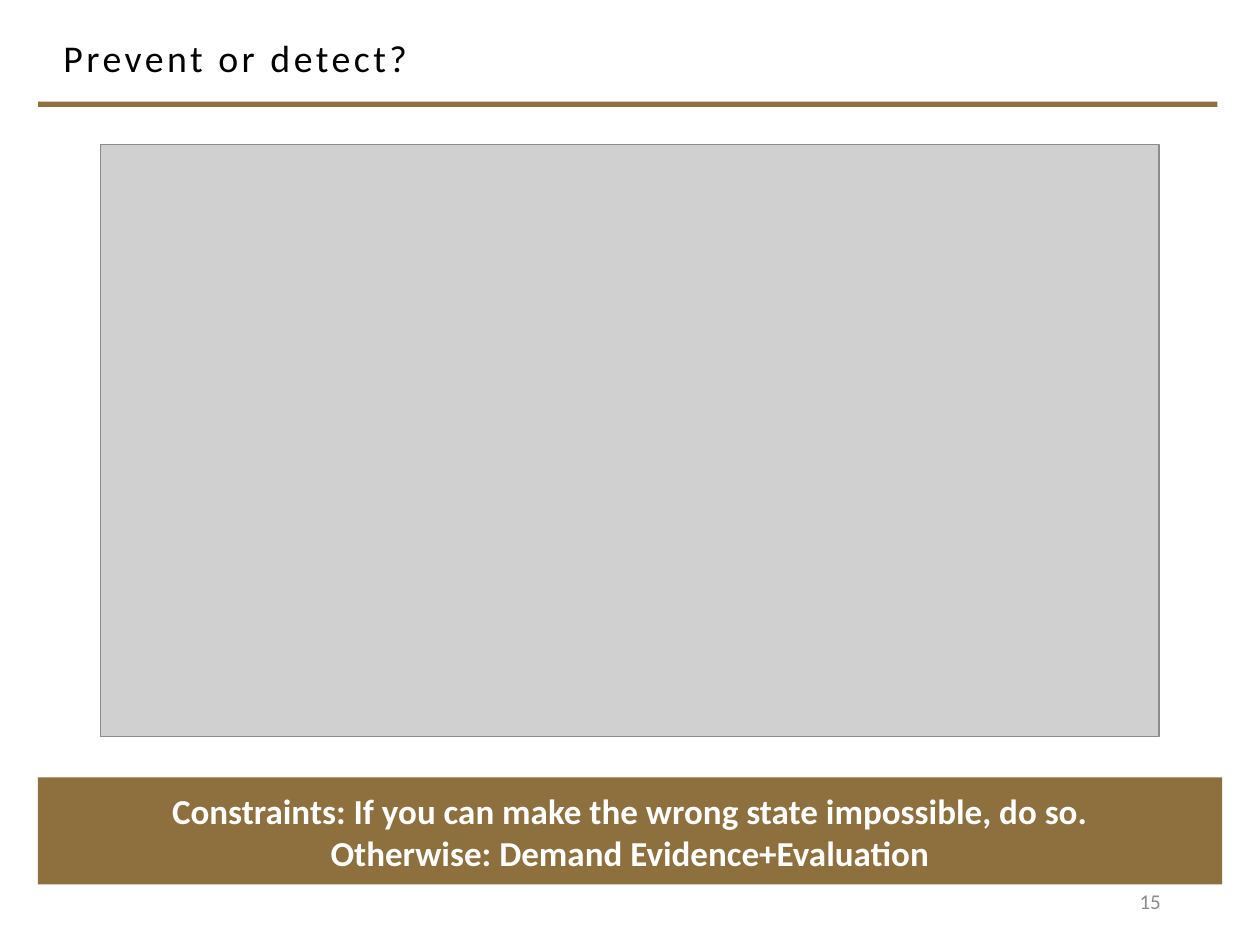
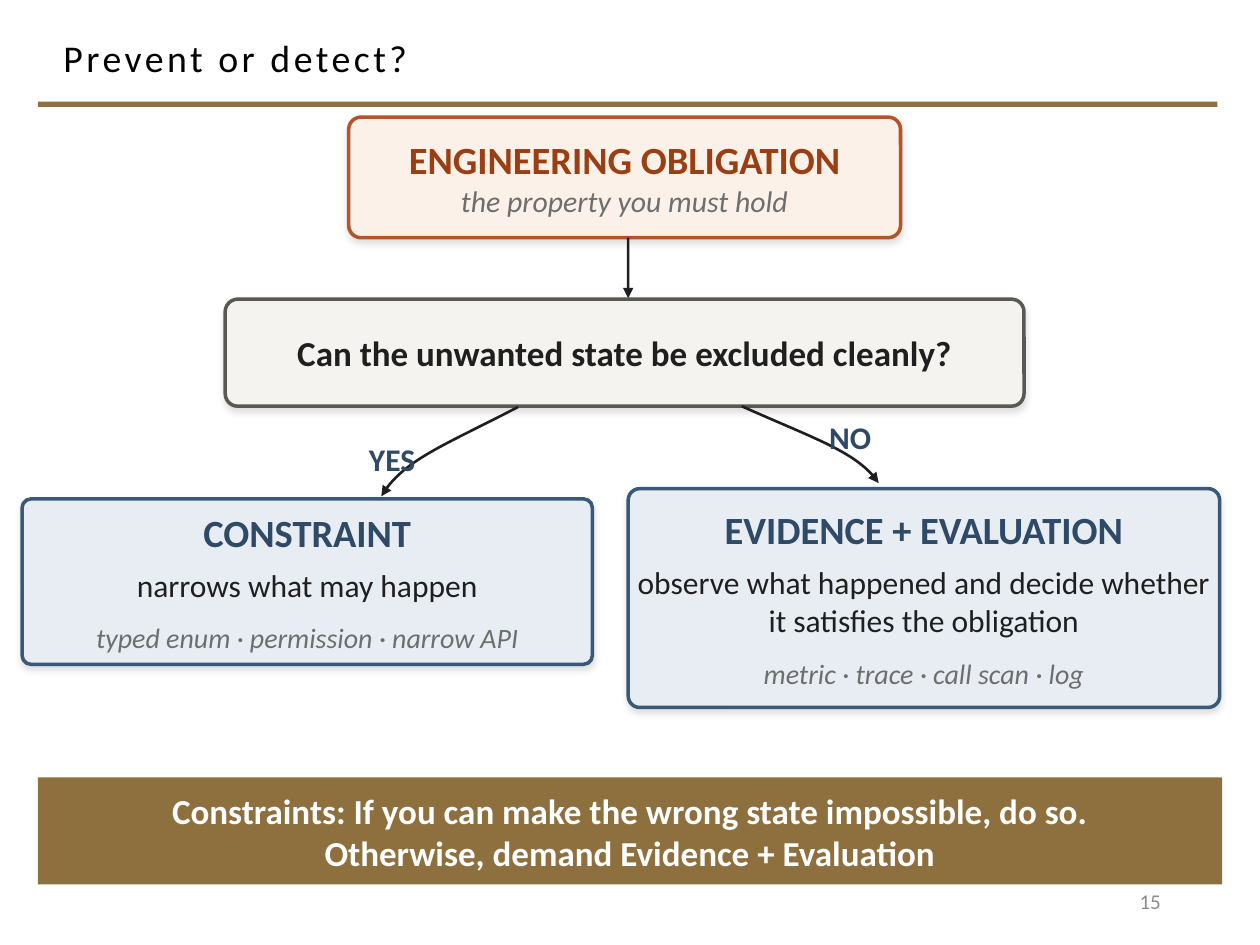
Before and after one commit to davisjam/model-based-agentic-software-engineering, a slide deck: slide 15 of course/lectures/act-2-delegation-and-control/03-alignment/2-3-Alignment.pptx. Drawn at 1260x945 pixels with LibreOffice and Linux fonts; fonts in the diff are those of the drawing; grey boxes stand for pictures; background and template pictures are left out. Boxes give left, top, right and bottom in pixels: in the first picture for what was removed or moved away, otherwise in the second. Text is boxed around its words. In the diff, an @@ line names an element or a change of style, - is before the commit and + after.

```diff
--- a/course/lectures/act-2-delegation-and-control/03-alignment/2-3-Alignment.pptx
+++ b/course/lectures/act-2-delegation-and-control/03-alignment/2-3-Alignment.pptx
@@ rounded rectangle added at (x1=349, y1=117, x2=901, y2=238), fill #FBF1E8, outline #B5532A 2 pt, 17 pt, text #6E6E6E, italic @@
+ENGINEERING OBLIGATION
+the property you must hold
@@ picture removed at (x1=101, y1=145, x2=1159, y2=737) @@
@@ arrow added from (629, 238) to (629, 299), #1F1F1F 1.5 pt @@
@@ rounded rectangle added at (x1=226, y1=299, x2=1024, y2=406), fill #F4F3EF, outline #5A5853 2 pt, 20 pt, text #1F1F1F, bold @@
+Can the unwanted state be excluded cleanly?
@@ freeform shape added at (x1=382, y1=407, x2=519, y2=496), outline #1F1F1F 1.5 pt @@
@@ freeform shape added at (x1=742, y1=406, x2=879, y2=483), outline #1F1F1F 1.5 pt @@
@@ text added at (x1=829, y1=428, x2=871, y2=457), 18 pt, text #2E4A66, bold @@
+NO
@@ text added at (x1=369, y1=450, x2=415, y2=478), 18 pt, text #2E4A66, bold @@
+YES
@@ rounded rectangle added at (x1=23, y1=499, x2=593, y2=664), fill #E8EDF3, outline #3A5878 2 pt, 16 pt, text #6E6E6E @@
+CONSTRAINT
+narrows what may happen
+typed enum · permission · narrow API
@@ rounded rectangle added at (x1=629, y1=489, x2=1220, y2=708), fill #E8EDF3, outline #3A5878 2 pt, 18 pt, text #1F1F1F @@
+EVIDENCE + EVALUATION
+observe what happened and decide whether it satisfies the obligation
+metric · trace · call scan · log
@@ text in rectangle at (x1=325, y1=841, x2=935, y2=871): text changed @@
-Otherwise: Demand Evidence+Evaluation
+Otherwise, demand Evidence + Evaluation
```
Also in this commit, not shown: 22 other slides changed, 1 slide removed, 1 other file.
